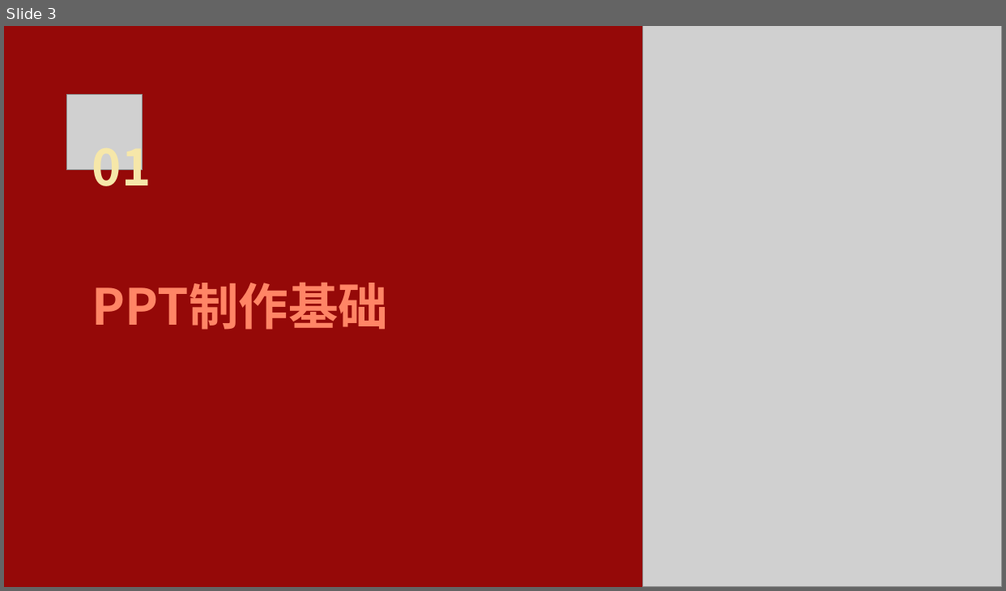
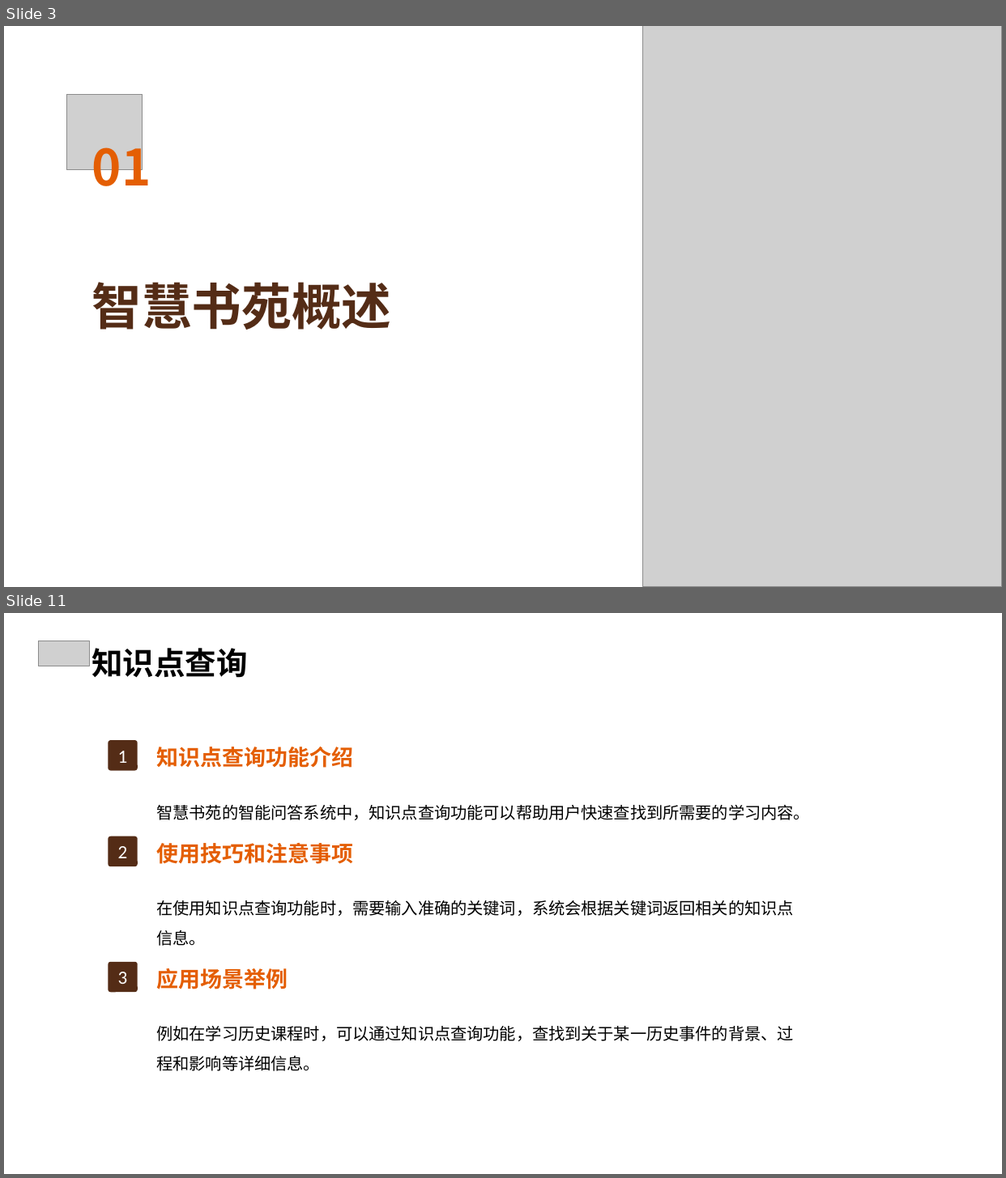
Before and after one commit to FlashLizard/Intelligent_Learning_Platform, a slide deck: src/generate_ppt/generate_ppt/ppttmp.ppt. Shown one above the other, each under a label of ours: slide 3 before the commit, slides 3 and 11 after it; the slides between them are not shown. The pictures are 1006x591 and 1006x1178 pixels, drawn with LibreOffice and Linux fonts; fonts in the diff are those of the drawing; grey boxes stand for pictures; background and template pictures are left out. Boxes give left, top, right and bottom in pixels: in the first picture for what was removed or moved away, otherwise in the second. Text is boxed around its words. In the diff, an @@ line names an element or a change of style, - is before the commit and + after.

```diff
--- a/src/generate_ppt/generate_ppt/ppttmp.ppt
+++ b/src/generate_ppt/generate_ppt/ppttmp.ppt
@@ slide 11 added at [4, 613, 1002, 1174], background picture (left out) @@
@@ picture added at [39, 641, 89, 666] @@
@@ text added at [91, 648, 247, 678], 30 pt, text #000000, bold @@
+知识点查询
@@ rounded rectangle added at [108, 740, 138, 771], fill #542C16, 18 pt, text #FFFFFF @@
+1
@@ text added at [156, 747, 810, 820], 15.8 pt, text #000000 @@
+知识点查询功能介绍
+智慧书苑的智能问答系统中，知识点查询功能可以帮助用户快速查找到所需要的学习内容。
@@ rounded rectangle added at [108, 836, 138, 867], fill #542C16, 18 pt, text #FFFFFF @@
+2
@@ text added at [156, 843, 793, 946], 15.8 pt, text #000000 @@
+使用技巧和注意事项
+在使用知识点查询功能时，需要输入准确的关键词，系统会根据关键词返回相关的知识点信息。
@@ rounded rectangle added at [108, 962, 138, 993], fill #542C16, 18 pt, text #FFFFFF @@
+3
@@ text added at [156, 969, 793, 1071], 15.8 pt, text #000000 @@
+应用场景举例
+例如在学习历史课程时，可以通过知识点查询功能，查找到关于某一历史事件的背景、过程和影响等详细信息。
@@ slide 3 changed as well @@
@@ background #950908 to #FFFFFF @@
@@ text "01" at [92, 135, 151, 199]: text colour #F6E7A9 to #E45E03 @@
@@ text at [92, 282, 392, 330]: text changed; text colour #FF8566 to #542C16 @@
-PPT制作基础
+智慧书苑概述
```
Also in this commit, not shown: 5 other slides changed, 20 other slides added, 23 slides removed, 36 other files.
